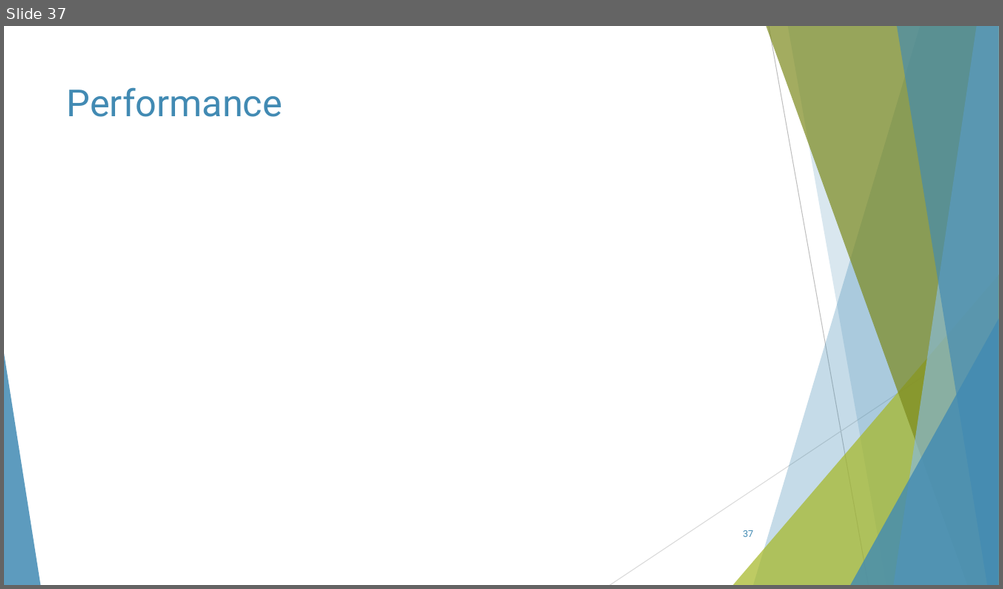
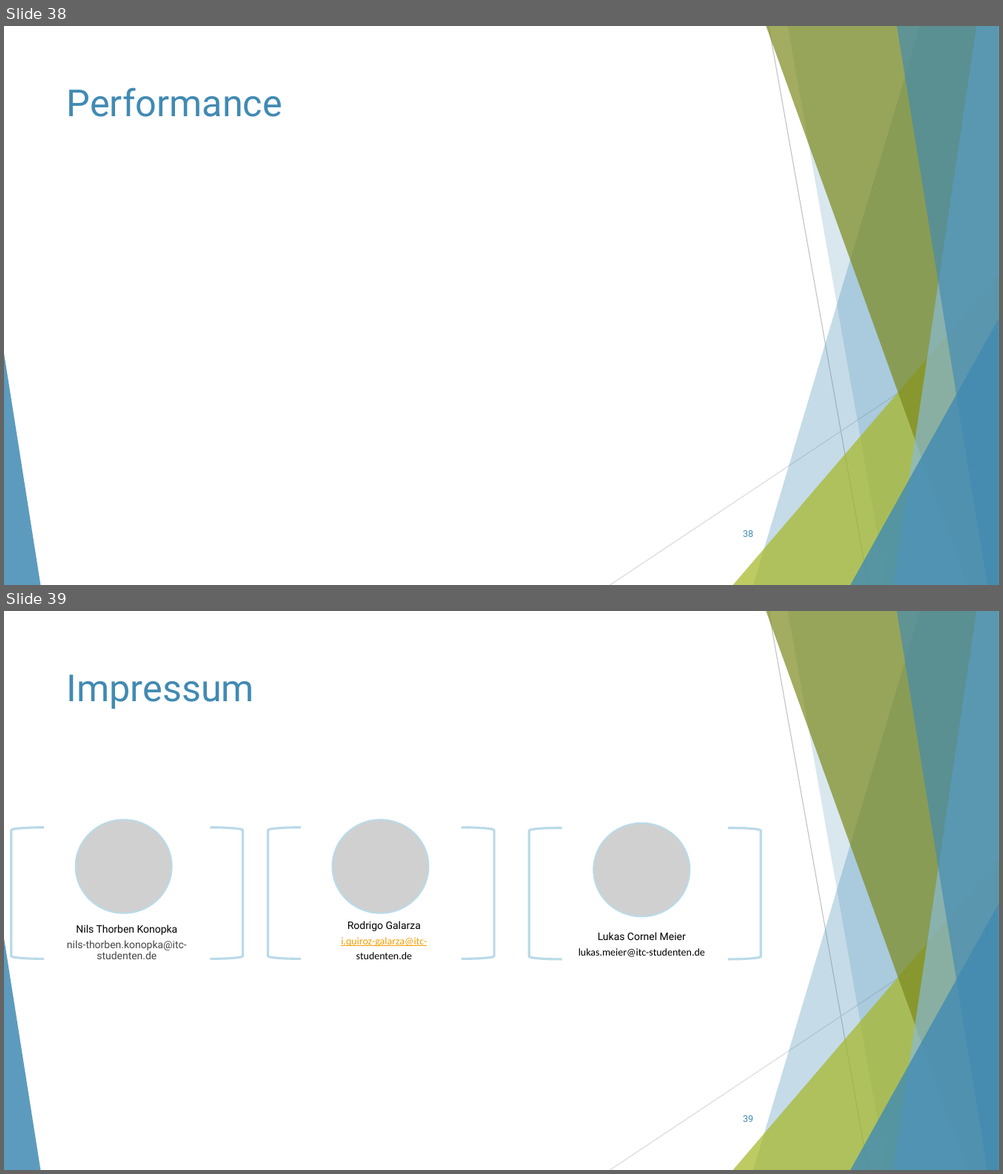
Before and after one commit to ThorbenKonopka/db_WS23_24, a slide deck: Präsentation/Präsentation.pptx. Shown one above the other, each under a label of ours: slide 37 before the commit, slides 38 and 39 after it. The pictures are 1003x589 and 1003x1174 pixels, drawn with LibreOffice and Linux fonts; fonts in the diff are those of the drawing; grey boxes stand for pictures. Boxes give left, top, right and bottom in pixels: in the first picture for what was removed or moved away, otherwise in the second. Text is boxed around its words. In the diff, an @@ line names an element or a change of style, - is before the commit and + after.

Commit message:
Paar Änderungen und Impressum

```diff
--- a/Präsentation/Präsentation.pptx
+++ b/Präsentation/Präsentation.pptx
@@ slide 39 added at box(4, 611, 999, 1170), background #FFFFFF; not listed: 10 template elements that a slide beside it also shows @@
@@ title added at box(67, 675, 254, 709), 36 pt, text #418AB3 @@
+Impressum
@@ group added at box(268, 820, 494, 960): 2 left brackets, 1 picture, 1 text @@
+Rodrigo Galarza
+i.quiroz-galarza@itc-
+studenten.de
@@ group added at box(11, 820, 243, 960): 2 left brackets, 1 picture, 1 text @@
+Nils Thorben Konopka
+nils-thorben.konopka@itc-studenten.de
@@ group added at box(529, 823, 760, 960): 2 left brackets, 1 picture, 1 text @@
+Lukas Cornel Meier
+lukas.meier@itc-studenten.de
@@ page number added at box(743, 1116, 753, 1122), 9 pt, text #418AB3 @@
+39
@@ what was slide 37 is now slide 38 @@
@@ page number at box(743, 531, 753, 537): text changed @@
-37
+38
```
Also in this commit, not shown: 1 other slide added.
